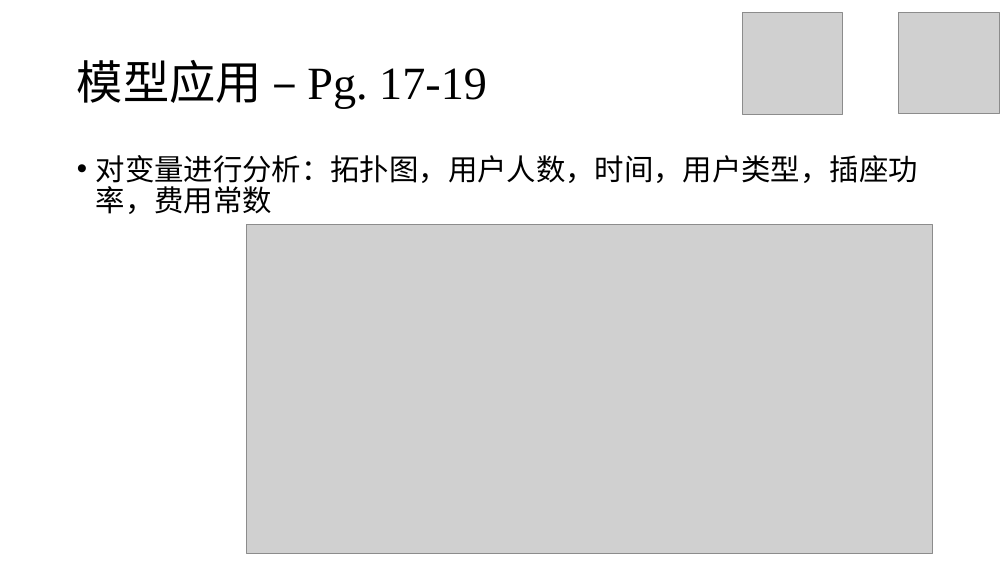
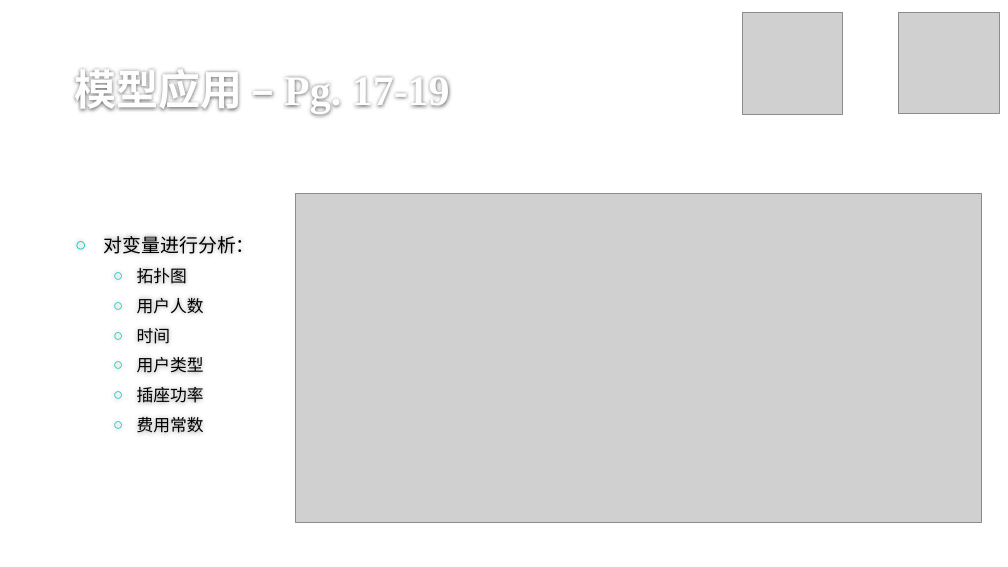
Before and after one commit to stOOrz-Science-Mind/2019_HiMCM_A_10005, a slide deck: slide 36 of 10005.pptx (slide 35 before the commit). Drawn at 1008x567 pixels with LibreOffice and Linux fonts; fonts in the diff are those of the drawing; grey boxes stand for pictures; background and template pictures are left out. Boxes give left, top, right and bottom in pixels: in the first picture for what was removed or moved away, otherwise in the second. Text is boxed around its words. In the diff, an @@ line names an element or a change of style, - is before the commit and + after.

```diff
--- a/10005.pptx
+++ b/10005.pptx
@@ title "模型应用 – Pg. 17-19" moved from (x1=77, y1=60, x2=487, y2=109) to (x1=75, y1=70, x2=450, y2=113) @@
@@ title "模型应用 – Pg. 17-19" at (x1=75, y1=70, x2=450, y2=113): size 44 to 40 pt, text colour #000000 to #FEFEFE, bold on; line spacing 0.9 to 1; vertical alignment middle to bottom @@
@@ text "对变量进行分析：" at (x1=104, y1=236, x2=255, y2=433): vertical alignment top to middle @@
@@ picture moved from (x1=247, y1=225, x2=932, y2=554) to (x1=296, y1=194, x2=982, y2=523) @@
@@ text at (x1=104, y1=236, x2=255, y2=433): text changed; size 28 to 16 pt @@
-• 对变量进行分析：拓扑图，用户人数，时间，用户类型，插座功率，费用常数
+○ 对变量进行分析：
+  ○ 拓扑图
+  ○ 用户人数
+  ○ 时间
+  ○ 用户类型
+  ○ 插座功率
+  ○ 费用常数
```
Also in this commit, not shown: 43 other slides changed, 1 slide added.
